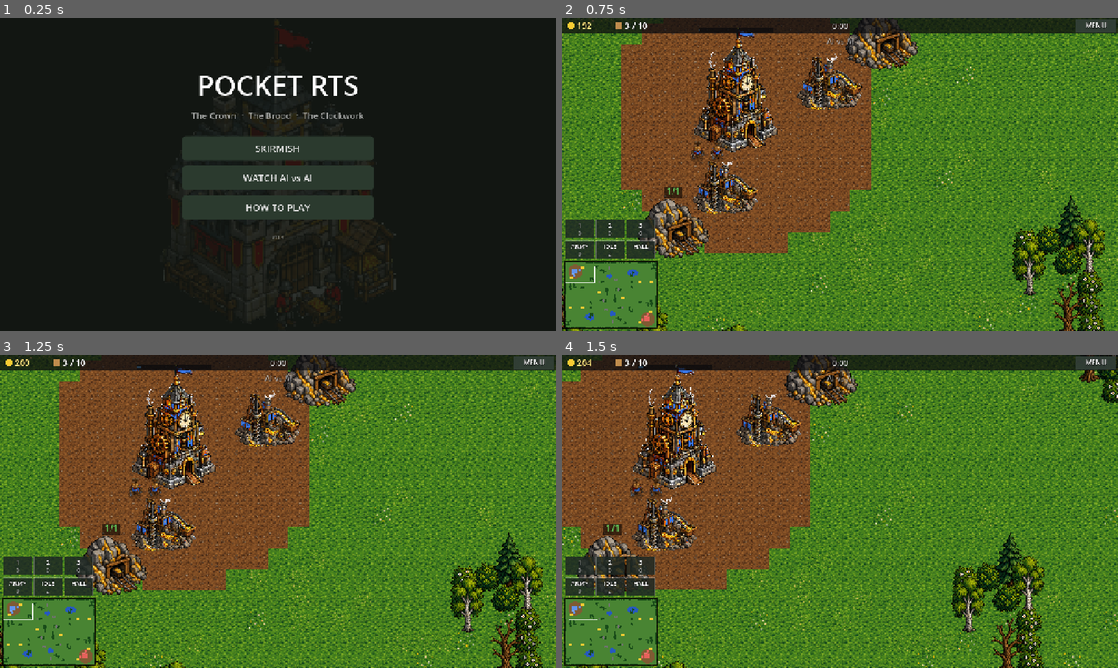
Above: before the commit, frames 1-4 (two rows, left to right).
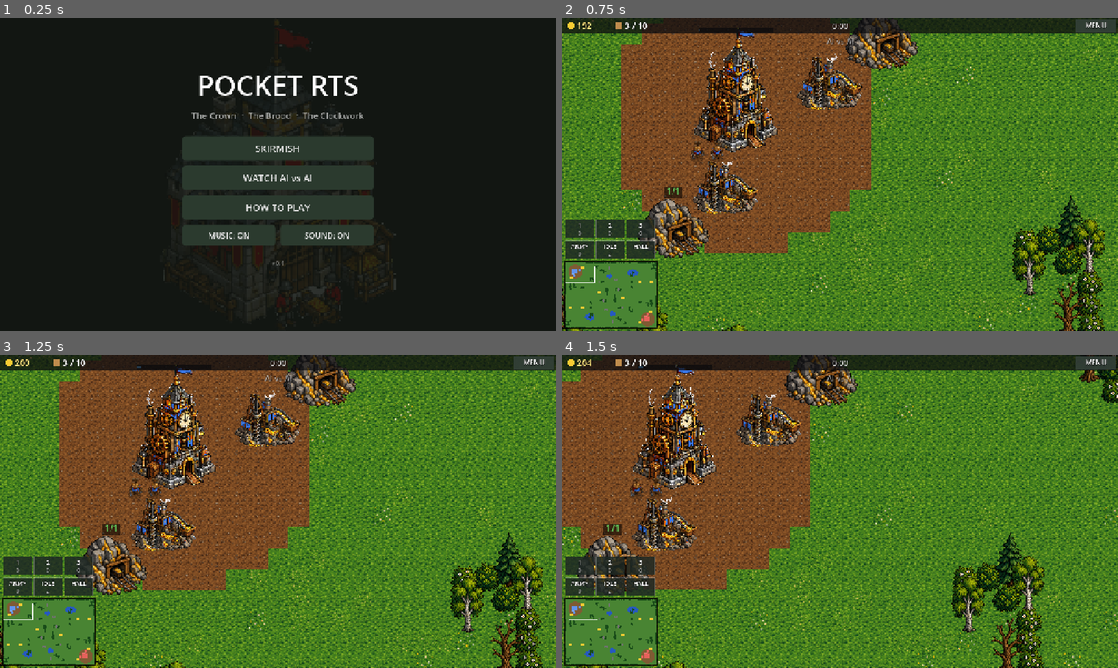
Above: after the commit, the same moments.

Repository: cavaleirobrancopensante/PocketRTS
Game: Godot game, scene res://scenes/main.tscn
The game is run twice, just before and just after one commit, with the same random seed, the same clock (stepped at 60 frames per second) and the same inputs.
Inputs (mouse positions are in pixels of both pictures, inside the frame that each line leads up to):
- Up to frame 1 (0.25 s): no input
- Up to frame 2 (0.75 s): click "WATCH AI vs AI" at 0.5 s
- Up to frame 3 (1.25 s): no input
- Up to frame 4 (1.5 s): tap Enter at 1.25 s; move the mouse to (962, 495) at 1.27 s; hold Right from 1.28 s (still down); tap M at 1.35 s; click (962, 495) at 1.42 s

The runs differ from the first frame. In frame 1, 1.7% of the frame differs, in the area x 32-68%, y 66-80%; in frame 2, nothing differs; in frame 3, nothing differs; in frame 4, nothing differs.

Commit message:
v0.4: soundtrack for every faction, new sound effects, resource and tech-tree proposal
Co-Authored-By: Claude Opus 5.5 <noreply@anthropic.com>
Claude-Session: https://claude.ai/code/session_01NtmEZhP1uA8k4DLQ7BYfMz

Diff:
--- a/project.godot
+++ b/project.godot
@@ -4,7 +4,7 @@
 [application]
 
 config/name="Pocket RTS"
-config/version="0.3"
+config/version="0.4"
 config/description="A pocket real-time strategy game: the Crown."
 run/main_scene="res://scenes/main.tscn"
 config/features=PackedStringArray("4.7", "GL Compatibility")
--- a/scripts/building.gd
+++ b/scripts/building.gd
@@ -215,6 +215,7 @@
 		fire.queue_free()
 		fire = null
 	game.on_building_died(self)
+	Sfx.play("collapse", global_position)
 	_update_sprite()
 	z_index = -1
 	game.spawn_effect("dust", global_position + Vector2(0, -rect().size.y * 0.4), 2.2)
--- a/scripts/entity.gd
+++ b/scripts/entity.gd
@@ -71,6 +71,8 @@
 		last_hit_by = _from.kind
 		last_hit_team = _from.team
 		game.stats[_from.team]["damage"] += dmg
+		if Music.me and (team == game.human or _from.team == game.human):
+			Music.me.add_heat(0.6 if is_unit() else 0.4)
 	flash = 0.12
 	if hp <= 0.0:
 		hp = 0.0
--- a/scripts/game.gd
+++ b/scripts/game.gd
@@ -459,6 +459,8 @@
 
 func on_building_complete(b: Building) -> void:
 	_recount_supply(b.team)
+	if b.team == human and clock > 1.0:
+		Sfx.play_f("built", b.d["faction"])
 
 
 func _recount_supply(t: int) -> void:
@@ -562,6 +564,11 @@
 					bd = dd
 					best = c
 	stats[b.team]["trained"] += int(Defs.UNITS[k].get("spawn", 1))
+	if b.team == human:
+		if b.uses_eggs():
+			Sfx.play("hatch", b.global_position)
+		else:
+			Sfx.play_f("ready", b.d["faction"])
 	for n in int(Defs.UNITS[k].get("spawn", 1)):
 		var u := _add_unit(k, b.team, cell_center(best) + Vector2(randf_range(-6, 6), randf_range(-6, 6)))
 		if u.can_gather():
@@ -1016,7 +1023,7 @@
 		e.take_damage(dmg, u)
 		to = e.center()
 	_tracers.append([from, to, 0.1, Color(0.85, 0.7, 0.45), 2.0])
-	Sfx.play("musket", u.global_position)
+	Sfx.play("bolt", u.global_position)
 
 
 func steam_cone(u: Unit, e: Entity, dmg: float) -> void:
@@ -1031,6 +1038,7 @@
 			o.take_damage(dmg, u)
 	if e.is_building():
 		e.take_damage(dmg, u)
+	Sfx.play("steam", from)
 	for i in 3:
 		var fx := spawn_effect("smoke", from + dir * (20.0 + i * 22.0) + Vector2(randf_range(-6, 6), randf_range(-6, 6)), 1.6)
 		fx.modulate = Color(1.3, 1.3, 1.3, 0.85)
@@ -1040,6 +1048,7 @@
 	var mouth := u.center() + u.facing * 14.0
 	e.take_damage(dmg, u)
 	e.acid_t = maxf(e.acid_t, float(u.d.get("acid", 3.0)))
+	Sfx.play("acid", mouth)
 	_tracers.append([mouth, e.center(), 0.12, Color(0.75, 0.95, 0.2), 3.0])
 
 
--- a/scripts/main.gd
+++ b/scripts/main.gd
@@ -30,6 +30,7 @@
 
 func _ready() -> void:
 	process_mode = Node.PROCESS_MODE_ALWAYS
+	add_child(Music.new())
 	sfx = Sfx.new()
 	add_child(sfx)
 	ui_layer = CanvasLayer.new()
@@ -59,6 +60,8 @@
 
 func show_menu() -> void:
 	_clear_ui()
+	if Music.me:
+		Music.me.menu()
 	menu = Control.new()
 	menu.set_anchors_and_offsets_preset(Control.PRESET_FULL_RECT)
 	menu.theme = _theme()
@@ -89,6 +92,25 @@
 		var fs := ["crown", "brood", "clockwork"]
 		start(1, true, [fs[randi() % 3], fs[randi() % 3]])))
 	v.add_child(_button("HOW TO PLAY", func() -> void: _show_help()))
+	var audio := HBoxContainer.new()
+	audio.add_theme_constant_override("separation", 12)
+	for which in ["music", "sound"]:
+		var b := Button.new()
+		b.custom_minimum_size = Vector2(214, 48)
+		b.add_theme_font_size_override("font_size", 18)
+		var refresh := func() -> void:
+			var on: bool = Music.me.music_on if which == "music" else Music.me.sound_on
+			b.text = "%s: %s" % [which.to_upper(), "ON" if on else "OFF"]
+		refresh.call()
+		b.pressed.connect(func() -> void:
+			_web_fullscreen()
+			if which == "music":
+				Music.me.toggle_music()
+			else:
+				Music.me.toggle_sound()
+			refresh.call())
+		audio.add_child(b)
+	v.add_child(audio)
 	v.add_child(_gap(6))
 	v.add_child(_label("v" + version, 14, Color(1, 1, 1, 0.35)))
 
@@ -254,6 +276,7 @@
 	ui_layer.add_child(hud)
 	hud.quit_requested.connect(func() -> void: _to_menu())
 	game.ended.connect(_on_end)
+	Music.me.match_started(game.faction_of(0 if demo else game.human))
 
 
 func _to_menu() -> void:
@@ -265,8 +288,8 @@
 
 
 func _on_end(winner: int) -> void:
-	var won := winner == game.human
-	Sfx.play("done" if won else "alarm")
+	var won := winner == game.human or game.demo
+	Music.me.match_ended(won, game.faction_of(winner if game.demo else game.human))
 	game._sample_stats()
 	await get_tree().create_timer(1.2, true, false, true).timeout
 	if game == null:
--- /dev/null
+++ b/scripts/music.gd
@@ -0,0 +1,152 @@
+class_name Music
+extends Node
+## Music: the overture on the menu; in a match your faction's calm piece, cross-fading to its
+## battle piece while fighting is hot near you; a victory or defeat sting at the end.
+## Also owns the Music / SFX buses and the on/off settings (saved in user://settings.cfg).
+
+const FACTION_KEY := {"crown": "crown", "brood": "brood", "clockwork": "clock"}
+const TITLES := {
+	"menu": "PocketRTS Overture",
+	"crown_peace": "The King's Muster", "crown_battle": "Pike and Shot",
+	"brood_peace": "The Warm Swamp", "brood_battle": "Hunger",
+	"clock_peace": "Winding the Spring", "clock_battle": "Brass and Steam",
+}
+const FADE := 2.5
+const VOL := -6.0
+const HEAT_ON := 7.0      # combat heat that starts the battle piece
+const HEAT_OFF := 1.5     # ...and the calm it takes to go back
+
+static var me: Music
+var music_on := true
+var sound_on := true
+var _a: AudioStreamPlayer
+var _b: AudioStreamPlayer
+var _sting: AudioStreamPlayer
+var _current := ""
+var _faction := ""
+var _battle := false
+var _calm_t := 0.0
+var heat := 0.0           # raised by hits near the player, decays over a few seconds
+
+
+func _ready() -> void:
+	me = self
+	process_mode = Node.PROCESS_MODE_ALWAYS
+	for bus in ["Music", "SFX"]:
+		if AudioServer.get_bus_index(bus) < 0:
+			AudioServer.add_bus()
+			AudioServer.set_bus_name(AudioServer.bus_count - 1, bus)
+			AudioServer.set_bus_send(AudioServer.bus_count - 1, "Master")
+	_a = _player()
+	_b = _player()
+	_sting = _player()
+	var cfg := ConfigFile.new()
+	if cfg.load("user://settings.cfg") == OK:
+		music_on = cfg.get_value("audio", "music", true)
+		sound_on = cfg.get_value("audio", "sound", true)
+	_apply()
+
+
+func _player() -> AudioStreamPlayer:
+	var p := AudioStreamPlayer.new()
+	p.bus = "Music"
+	p.volume_db = -80.0
+	add_child(p)
+	return p
+
+
+func _apply() -> void:
+	AudioServer.set_bus_mute(AudioServer.get_bus_index("Music"), not music_on)
+	AudioServer.set_bus_mute(AudioServer.get_bus_index("SFX"), not sound_on)
+
+
+func toggle_music() -> void:
+	music_on = not music_on
+	_apply()
+	_save()
+
+
+func toggle_sound() -> void:
+	sound_on = not sound_on
+	_apply()
+	_save()
+
+
+func _save() -> void:
+	var cfg := ConfigFile.new()
+	cfg.set_value("audio", "music", music_on)
+	cfg.set_value("audio", "sound", sound_on)
+	cfg.save("user://settings.cfg")
+
+
+## Cross-fade to a looping piece.
+func play(track: String) -> void:
+	if track == _current:
+		return
+	_current = track
+	_sting.stop()
+	var stream: AudioStream = load("res://assets/music/%s.ogg" % track)
+	if stream is AudioStreamOggVorbis:
+		(stream as AudioStreamOggVorbis).loop = true
+	var old := _a
+	_a = _b
+	_b = old
+	_a.stream = stream
+	_a.volume_db = -40.0
+	_a.play()
+	_fade(_a, VOL)
+	_fade(_b, -80.0, true)
+
+
+func _fade(p: AudioStreamPlayer, to: float, stop_after := false) -> void:
+	var tw := create_tween()
+	tw.tween_property(p, "volume_db", to, FADE).set_trans(Tween.TRANS_SINE)
+	if stop_after:
+		tw.tween_callback(p.stop)
+
+
+func menu() -> void:
+	_faction = ""
+	play("menu")
+
+
+func match_started(faction: String) -> void:
+	_faction = FACTION_KEY.get(faction, "crown")
+	_battle = false
+	heat = 0.0
+	_current = ""
+	play(_faction + "_peace")
+
+
+## End of a match: fade the music and play the sting.
+func match_ended(won: bool, faction: String) -> void:
+	_current = ""
+	_faction = ""
+	_fade(_a, -80.0, true)
+	_fade(_b, -80.0, true)
+	_sting.stream = load("res://assets/music/%s.ogg" % ("win_" + FACTION_KEY.get(faction, "crown").replace("clock", "clockwork") if won else "defeat"))
+	_sting.volume_db = VOL
+	_sting.play()
+
+
+func add_heat(v: float) -> void:
+	heat = minf(heat + v, 30.0)
+
+
+func _process(delta: float) -> void:
+	if _faction == "":
+		return
+	heat *= exp(-delta / 5.0)
+	if not _battle and heat > HEAT_ON:
+		_battle = true
+		play(_faction + "_battle")
+	elif _battle:
+		_calm_t = _calm_t + delta if heat < HEAT_OFF else 0.0
+		if _calm_t > 10.0:
+			_battle = false
+			_calm_t = 0.0
+			play(_faction + "_peace")
+
+
+func now_playing() -> String:
+	return TITLES.get(_current, "")
--- a/scripts/sfx.gd
+++ b/scripts/sfx.gd
@@ -2,7 +2,11 @@
 extends Node
 ## Sound effects, quieter the further they are from the camera.
 
-const NAMES := ["musket", "cannon", "boom", "click", "done", "error", "alarm"]
+const NAMES := ["musket", "cannon", "boom", "click", "done", "error", "alarm",
+	"clash", "bite", "gear_hit", "acid", "bolt", "steam", "roar", "hatch",
+	"ready_crown", "ready_brood", "ready_clock", "built_crown", "built_brood", "built_clock",
+	"ratchet", "burrow", "death_crown", "death_brood", "death_clock", "collapse"]
+const SHORT := {"crown": "crown", "brood": "brood", "clockwork": "clock"}
 static var me: Sfx
 var camera: Camera2D
 var _players := {}
@@ -14,9 +18,15 @@
 	for n in NAMES:
 		var p := AudioStreamPlayer.new()
 		p.stream = load("res://assets/audio/%s.wav" % n)
+		p.bus = "SFX" if AudioServer.get_bus_index("SFX") >= 0 else "Master"
 		p.max_polyphony = 6
 		add_child(p)
 		_players[n] = p
+
+
+## Faction-flavoured sound: Sfx.play_f("ready", "brood") plays ready_brood.
+static func play_f(base: String, faction: String, pos := Vector2.INF) -> void:
+	play("%s_%s" % [base, SHORT.get(faction, "crown")], pos)
 
 
 static func play(name: String, pos := Vector2.INF) -> void:
--- a/scripts/ui/hud.gd
+++ b/scripts/ui/hud.gd
@@ -276,6 +276,8 @@
 	var vs := _vs()
 	var list := [
 		{"label": "RESUME", "cb": func() -> void: set_paused(false)},
+		{"label": "MUSIC: " + ("ON" if Music.me.music_on else "OFF"), "cb": func() -> void: Music.me.toggle_music()},
+		{"label": "SOUND: " + ("ON" if Music.me.sound_on else "OFF"), "cb": func() -> void: Music.me.toggle_sound()},
 		{"label": "SURRENDER", "cb": func() -> void:
 			set_paused(false)
 			for b in game.buildings.duplicate():
@@ -286,7 +288,7 @@
 			quit_requested.emit()},
 	]
 	for i in list.size():
-		list[i]["rect"] = Rect2(vs.x * 0.5 - 160, vs.y * 0.35 + i * 80, 320, 64)
+		list[i]["rect"] = Rect2(vs.x * 0.5 - 160, vs.y * 0.24 + i * 76, 320, 62)
 	return list
 
 
--- a/scripts/unit.gd
+++ b/scripts/unit.gd
@@ -45,6 +45,9 @@
 var anim_t := 0.0
 var frame_i := 0
 var corpse_t := 0.0
+
+
+var _charging := false
 
 
 func is_unit() -> bool:
@@ -195,6 +198,11 @@
 			hp = minf(max_hp, hp + 2.0 * delta)
 	if kind == "brute" and target and phase == "" and target.edge_distance(position) < 170.0:
 		speed *= 1.6      # charge
+		if not _charging:
+			_charging = true
+			Sfx.play("roar", position)
+	elif kind == "brute":
+		_charging = false
 	if d["faction"] == "clockwork":
 		_field_t -= delta
 		if _field_t <= 0.0:
@@ -421,6 +429,7 @@
 			var bonus: Dictionary = d.get("bonus", {})
 			dmg *= float(bonus.get(e.kind, 1.0))
 			e.take_damage(dmg, self)
+			Sfx.play({"raptor": "bite", "brute": "bite", "grub": "bite", "gearknight": "gear_hit", "winder": "gear_hit"}.get(kind, "clash"), position)
 			game.spawn_effect("hit", e.center() + Vector2(randf_range(-4, 4), randf_range(-4, 4)), 0.6)
 			if kind == "brute" and e is Unit and not e.dead:
 				var push: Vector2 = (e.position - position).normalized() * 26.0
@@ -566,12 +575,14 @@
 			# Winds the frame up; it assembles itself from here.
 			site.seeded = true
 			site._update_sprite()
+			Sfx.play("ratchet", position)
 			cmd_stop()
 			return Vector2.ZERO
 		if kind == "grub":
 			# The grub becomes the building.
 			work = "morphing"
 			work_t = 1.6
+			Sfx.play("burrow", position)
 			position = site.rect().get_center() + Vector2(0, site.rect().size.y * 0.3)
 			return Vector2.ZERO
 		work = "building"
@@ -593,6 +604,7 @@
 	velocity = Vector2.ZERO
 	_leave_mine()
 	game.on_unit_died(self)
+	Sfx.play_f("death", d["faction"], position)
 	_set_anim("death", true)
 	z_index = -1
 
Not shown, added: assets/audio/acid.wav.import
Not shown, added: assets/audio/bite.wav.import
Not shown, added: assets/audio/bolt.wav.import
Not shown, added: assets/audio/built_brood.wav.import
Not shown, added: assets/audio/built_clock.wav.import
Not shown, added: assets/audio/built_crown.wav.import
Not shown, added: assets/audio/burrow.wav.import
Not shown, added: assets/audio/clash.wav.import
Not shown, added: assets/audio/collapse.wav.import
Not shown, added: assets/audio/death_brood.wav.import
Not shown, added: assets/audio/death_clock.wav.import
Not shown, added: assets/audio/death_crown.wav.import
(and 57 more such lines)
